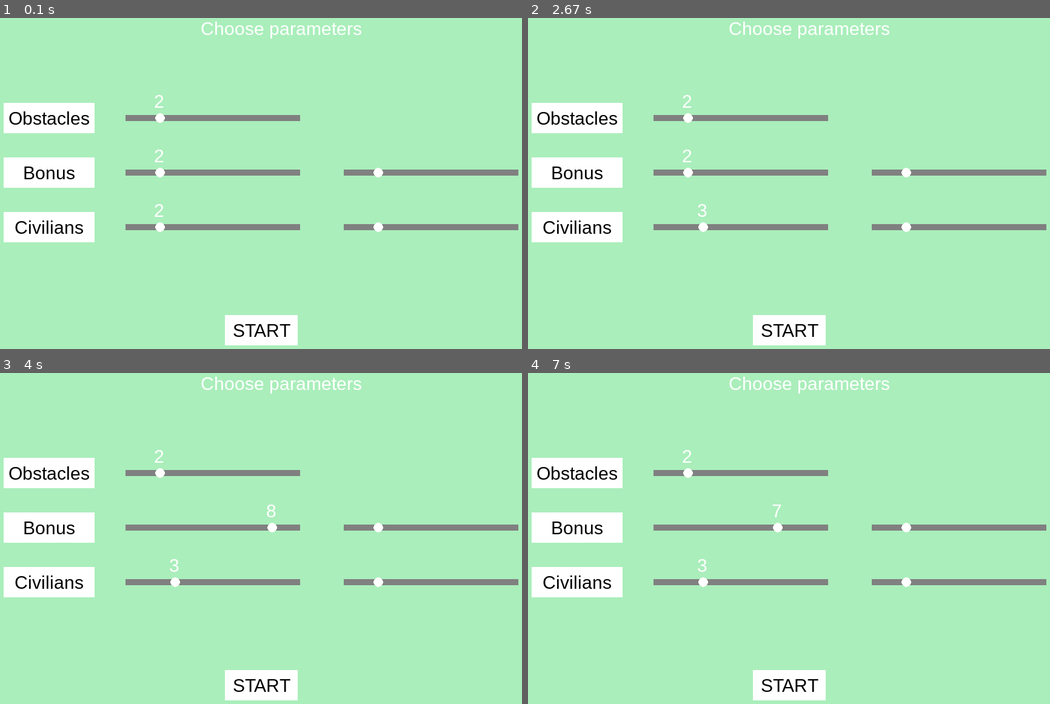
Above: before the commit, frames 1-4 (two rows, left to right).
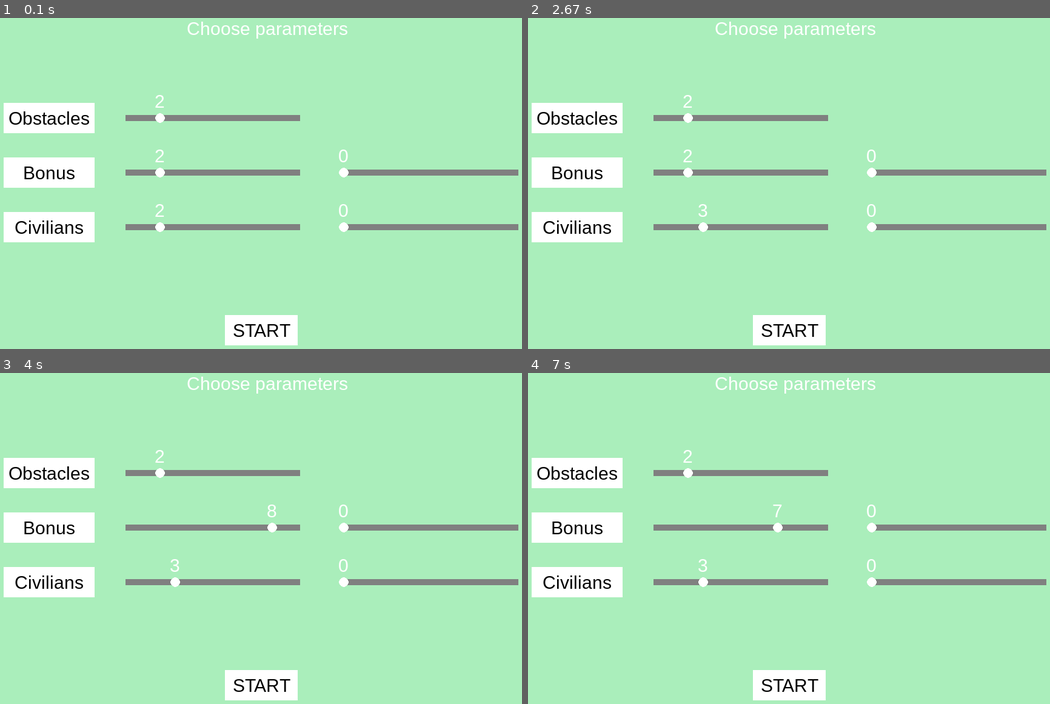
Above: after the commit, the same moments.

Repository: slowdivesun/war-game
Game: pygame game, started from war_game.py
The game is run twice, just before and just after one commit, with the same random seed, the same clock (stepped at 60 frames per second) and the same inputs.
Inputs (mouse positions are in pixels of both pictures, inside the frame that each line leads up to):
- Up to frame 1 (0.1 s): no input
- Up to frame 2 (2.67 s): press the mouse at (783, 236) at 0.37 s; move the mouse to (825, 166) at 0.47 s; release the mouse at (862, 94) at 0.6 s; press the mouse at (783, 236) at 2.27 s; move the mouse to (705, 229) at 2.37 s; release the mouse at (621, 223) at 2.5 s
- Up to frame 3 (4 s): move the mouse to (255, 591) at 3.63 s; press the mouse at (255, 591) at 3.67 s; move the mouse to (271, 525) at 3.77 s; release the mouse at (287, 459) at 3.9 s
- Up to frame 4 (7 s): press the mouse at (783, 591) at 6.8 s; move the mouse to (778, 525) at 6.9 s

The runs differ from the first frame. In frame 1, 0.8% of the frame differs, in the area x 29-74%, y 1-65%; in frame 2, 0.8%; in frame 3, 0.8%; in frame 4, 0.8%.

Commit message:
Added target sliders

Diff:
--- a/sliders.py
+++ b/sliders.py
@@ -26,14 +26,14 @@
         self.slider_knob_x = min(
             max(event.pos[0], self.slider_x), self.slider_x + self.slider_width
         )
-        slider_value = round(
+        self.slider_value = round(
             self.slider_min
             + (self.slider_max - self.slider_min)
             * (self.slider_knob_x - self.slider_x)
             / self.slider_width
         )
 
-        return slider_value
+        return self.slider_value
 
 
 class EnemySlider:
@@ -58,14 +58,14 @@
         self.slider_knob_x = min(
             max(event.pos[0], self.slider_x), self.slider_x + self.slider_width
         )
-        slider_value = round(
+        self.slider_value = round(
             self.slider_min
             + (self.slider_max - self.slider_min)
             * (self.slider_knob_x - self.slider_x)
             / self.slider_width
         )
 
-        return slider_value
+        return self.slider_value
 
 
 class BonusSlider:
@@ -90,14 +90,14 @@
         self.slider_knob_x = min(
             max(event.pos[0], self.slider_x), self.slider_x + self.slider_width
         )
-        slider_value = round(
+        self.slider_value = round(
             self.slider_min
             + (self.slider_max - self.slider_min)
             * (self.slider_knob_x - self.slider_x)
             / self.slider_width
         )
 
-        return slider_value
+        return self.slider_value
 
 
 class BonusTargetSlider:
@@ -107,29 +107,49 @@
     slider_y = 260
     slider_min = 0
     slider_max = 10
-    slider_value = 2
+    slider_value = 0
     slider_rect = pygame.Rect(slider_x, slider_y, slider_width, slider_height)
     slider_knob_radius = 8
-    slider_knob_x = slider_x + int(
-        (slider_value - slider_min) / (slider_max - slider_min) * slider_width
-    )
+    slider_knob_x = slider_x
     slider_knob_y = slider_y + int(slider_height / 2)
 
-    def __init__(self):
+    def __init__(self, parent):
+        self.parent = parent
+        self.slider_max = parent.slider_value
+        self.slider_knob_x = self.slider_x + int(
+            (self.slider_value - self.slider_min)
+            / (self.slider_max - self.slider_min)
+            * self.slider_width
+        )
         pass
+
+    def update(self):
+        self.slider_value = 0
+        self.slider_max = self.parent.slider_value
+        if self.slider_max != 0:
+            self.slider_knob_x = self.slider_x + int(
+                (self.slider_value - self.slider_min)
+                / (self.slider_max - self.slider_min)
+                * self.slider_width
+            )
+        else:
+            self.slider_knob_x = self.slider_x
 
     def find_value(self, event):
         self.slider_knob_x = min(
             max(event.pos[0], self.slider_x), self.slider_x + self.slider_width
         )
-        slider_value = round(
-            self.slider_min
-            + (self.slider_max - self.slider_min)
-            * (self.slider_knob_x - self.slider_x)
-            / self.slider_width
-        )
+        if self.slider_max != 0:
+            self.slider_value = round(
+                self.slider_min
+                + (self.slider_max - self.slider_min)
+                * (self.slider_knob_x - self.slider_x)
+                / self.slider_width
+            )
+        else:
+            self.slider_value = 0
 
-        return slider_value
+        return self.slider_value
 
 
 class CivilianTargetSlider:
@@ -139,26 +159,41 @@
     slider_y = 350
     slider_min = 0
     slider_max = 10
-    slider_value = 2
+    slider_value = 0
     slider_rect = pygame.Rect(slider_x, slider_y, slider_width, slider_height)
     slider_knob_radius = 8
-    slider_knob_x = slider_x + int(
-        (slider_value - slider_min) / (slider_max - slider_min) * slider_width
-    )
+    slider_knob_x = slider_x
     slider_knob_y = slider_y + int(slider_height / 2)
 
-    def __init__(self):
+    def __init__(self, parent):
+        self.parent = parent
+        self.slider_max = parent.slider_value
         pass
+
+    def update(self):
+        self.slider_value = 0
+        self.slider_max = self.parent.slider_value
+        if self.slider_max != 0:
+            self.slider_knob_x = self.slider_x + int(
+                (self.slider_value - self.slider_min)
+                / (self.slider_max - self.slider_min)
+                * self.slider_width
+            )
+        else:
+            self.slider_knob_x = self.slider_x
 
     def find_value(self, event):
         self.slider_knob_x = min(
             max(event.pos[0], self.slider_x), self.slider_x + self.slider_width
         )
-        slider_value = round(
-            self.slider_min
-            + (self.slider_max - self.slider_min)
-            * (self.slider_knob_x - self.slider_x)
-            / self.slider_width
-        )
+        if self.slider_max != 0:
+            self.slider_value = round(
+                self.slider_min
+                + (self.slider_max - self.slider_min)
+                * (self.slider_knob_x - self.slider_x)
+                / self.slider_width
+            )
+        else:
+            self.slider_value = 0
 
-        return slider_value
+        return self.slider_value
--- a/war_game.py
+++ b/war_game.py
@@ -67,14 +67,14 @@
 
 def draw_text(text, font, text_color, x, y):
     img = font.render(text, True, text_color)
-    DISPLAYSURF.blit(img, (x, y))
+    DISPLAYSURF.blit(img, (x - img.get_width() / 2, y))
 
 
 e_slider = EnemySlider()
 c_slider = CivilianSlider()
 b_slider = BonusSlider()
-ct_slider = CivilianTargetSlider()
-bt_slider = BonusTargetSlider()
+ct_slider = CivilianTargetSlider(c_slider)
+bt_slider = BonusTargetSlider(b_slider)
 
 
 def draw_slider(s):
@@ -347,6 +347,8 @@
     target = Target()
     enemies = draw_enemies(e_slider.slider_value)
     civilians = draw_civilians(c_slider.slider_value)
+    civilian_target = ct_slider.slider_value
+    bonus_target = bt_slider.slider_value
     allsprites = pygame.sprite.RenderPlain((soldier, target))
     enemy_group = pygame.sprite.Group(tuple(enemies))
     civilian_group = pygame.sprite.Group(tuple(civilians))
@@ -618,7 +620,7 @@
             155,
         )
         buttons = [button1]  # NOTE: removed button3,button4 from list
-        draw_text("Choose parameters", font, (255, 255, 255), 340, 10)
+        draw_text("Choose parameters", font, (255, 255, 255), disp_width / 2, 10)
         for event in pygame.event.get():
             if event.type == QUIT:
                 pygame.quit()
@@ -630,8 +632,14 @@
                         e_slider.slider_value = e_slider.find_value(event)
                     if b_slider.slider_rect.collidepoint(pygame.mouse.get_pos()):
                         b_slider.slider_value = b_slider.find_value(event)
+                        bt_slider.update()
                     if c_slider.slider_rect.collidepoint(pygame.mouse.get_pos()):
                         c_slider.slider_value = c_slider.find_value(event)
+                        ct_slider.update()
+                    if ct_slider.slider_rect.collidepoint(pygame.mouse.get_pos()):
+                        ct_slider.slider_value = ct_slider.find_value(event)
+                    if bt_slider.slider_rect.collidepoint(pygame.mouse.get_pos()):
+                        bt_slider.slider_value = bt_slider.find_value(event)
 
             elif event.type == MOUSEBUTTONDOWN:
                 for btn in buttons:
@@ -645,23 +653,37 @@
             str(e_slider.slider_value),
             font,
             WHITE,
-            e_slider.slider_knob_x - 10,
+            e_slider.slider_knob_x,
             e_slider.slider_y - 40,
         )
         draw_text(
             str(b_slider.slider_value),
             font,
             WHITE,
-            b_slider.slider_knob_x - 10,
+            b_slider.slider_knob_x,
             b_slider.slider_y - 40,
         )
         draw_text(
             str(c_slider.slider_value),
             font,
             WHITE,
-            c_slider.slider_knob_x - 10,
+            c_slider.slider_knob_x,
             c_slider.slider_y - 40,
         )
+        draw_text(
+            str(ct_slider.slider_value),
+            font,
+            WHITE,
+            ct_slider.slider_knob_x,
+            ct_slider.slider_y - 40,
+        )
+        draw_text(
+            str(bt_slider.slider_value),
+            font,
+            WHITE,
+            bt_slider.slider_knob_x,
+            bt_slider.slider_y - 40,
+        )
         pygame.display.update()
 
 
